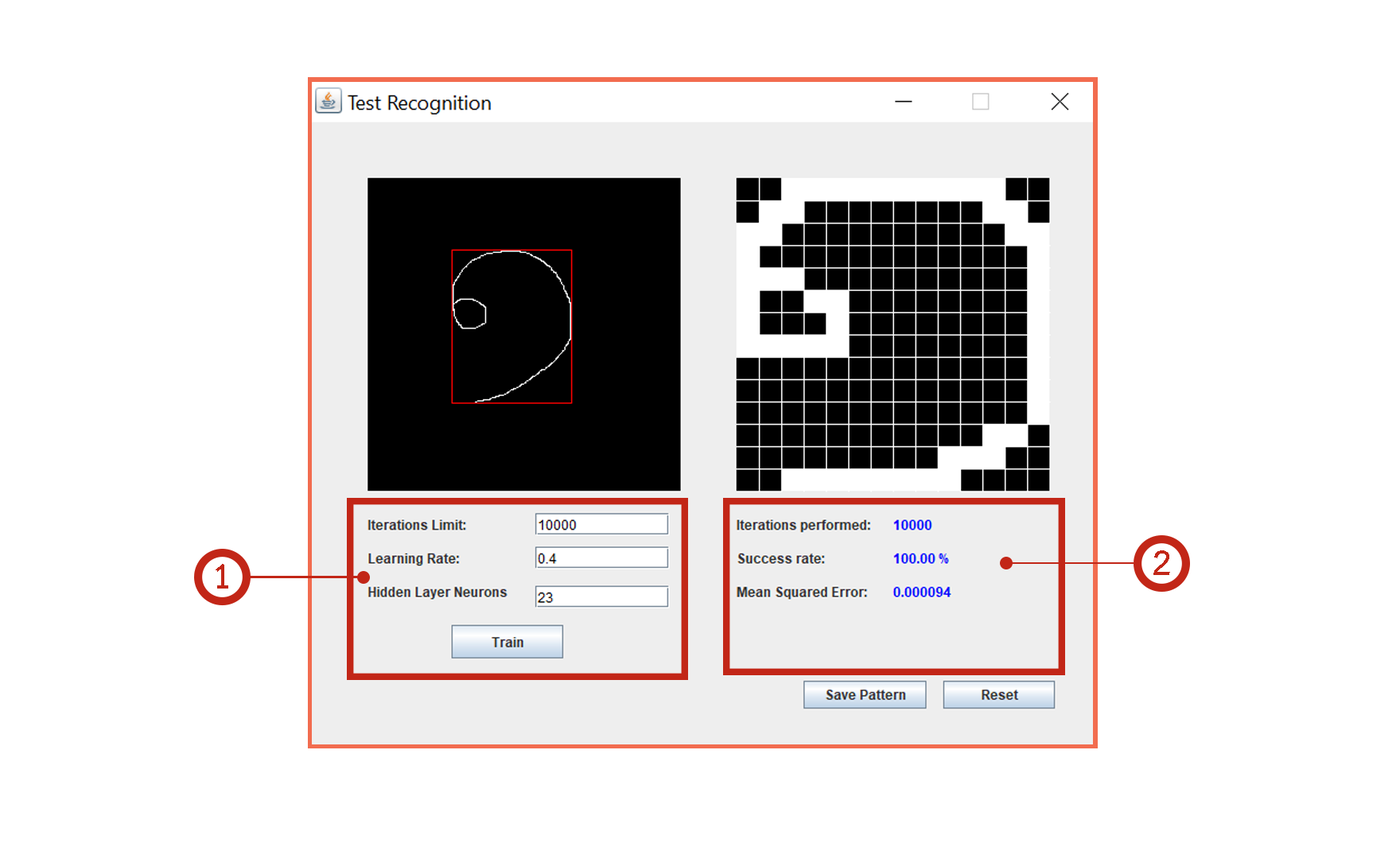
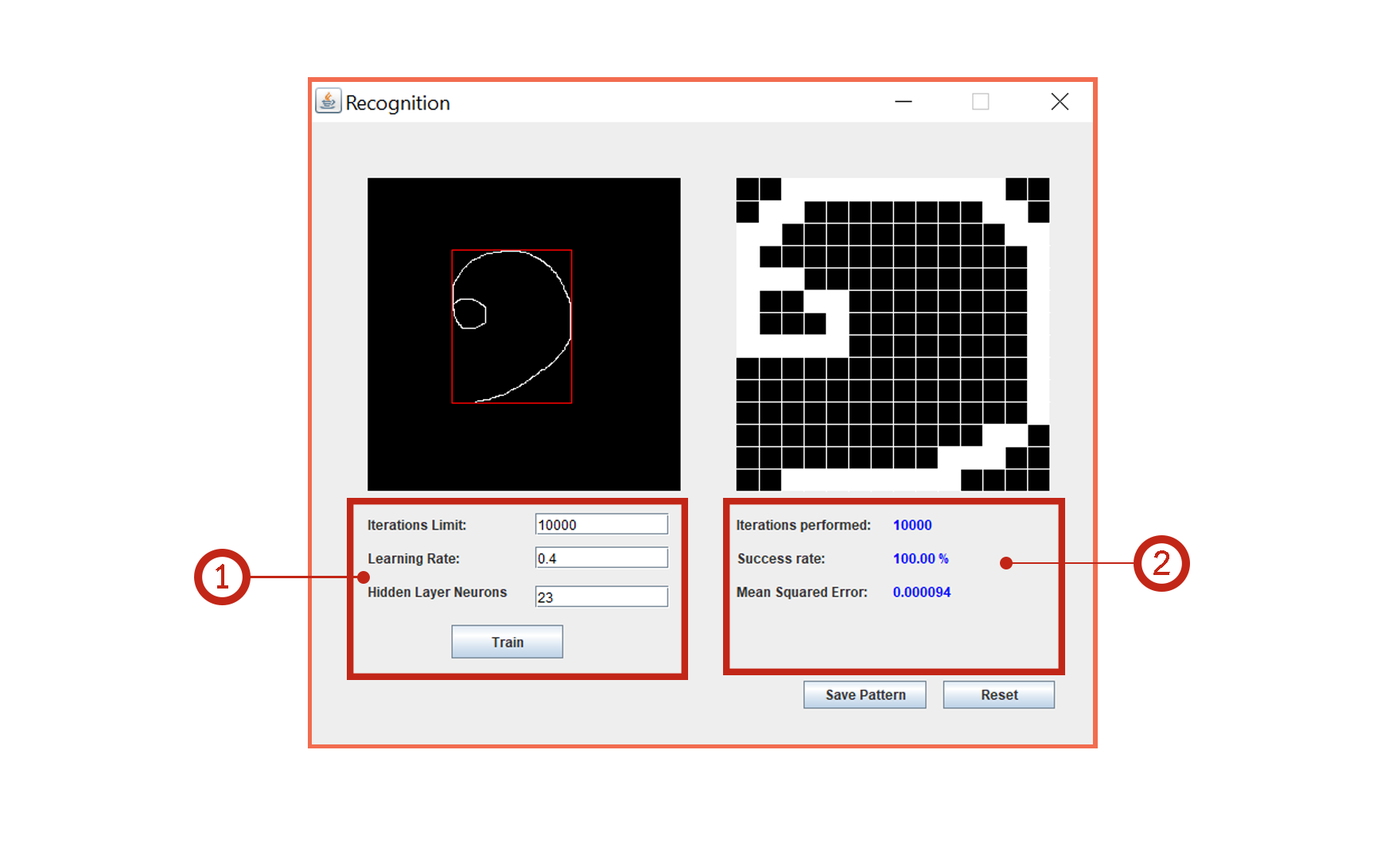
Layered file, before and after one edit (1400x851). Changes by layer:
added layer "Rectangle 6" above "Layer 5" over [453, 94, 492, 111]
added layer "Layer 5" above "Layer 4" over [345, 94, 454, 115]
